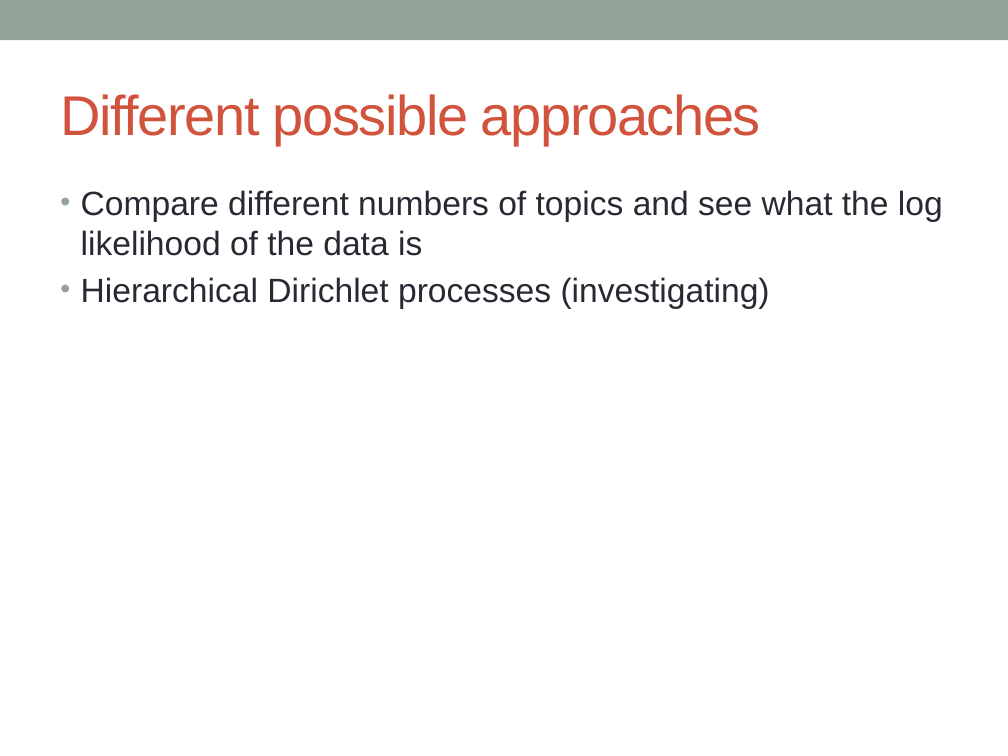
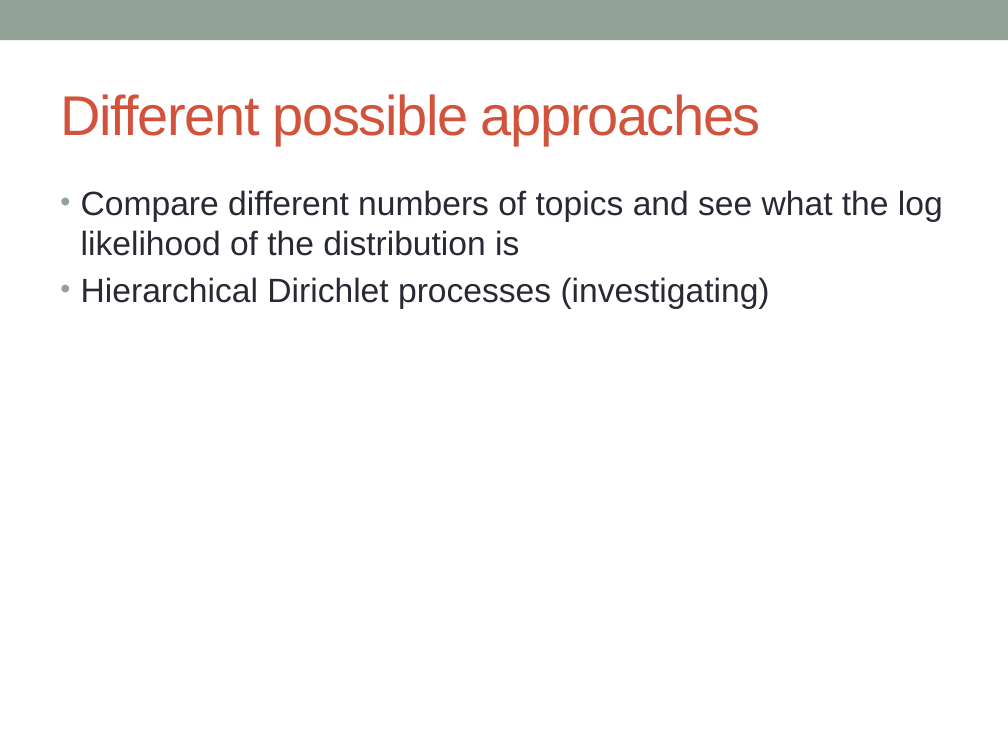
Before and after one commit to markheimann/Bayesian-ML, a slide deck: slide 14 of BMML_Presentation.pptx. Drawn at 1008x756 pixels with LibreOffice and Linux fonts; fonts in the diff are those of the drawing. Boxes give left, top, right and bottom in pixels: in the first picture for what was removed or moved away, otherwise in the second. Text is boxed around its words. In the diff, an @@ line names an element or a change of style, - is before the commit and + after.

Commit message:
slides

```diff
--- a/BMML_Presentation.pptx
+++ b/BMML_Presentation.pptx
@@ text at box(81, 190, 943, 256): text changed @@
-• Compare different numbers of topics and see what the log likelihood of the data is
+• Compare different numbers of topics and see what the log likelihood of the distribution is
```
Also in this commit, not shown: 1 other slide changed.
